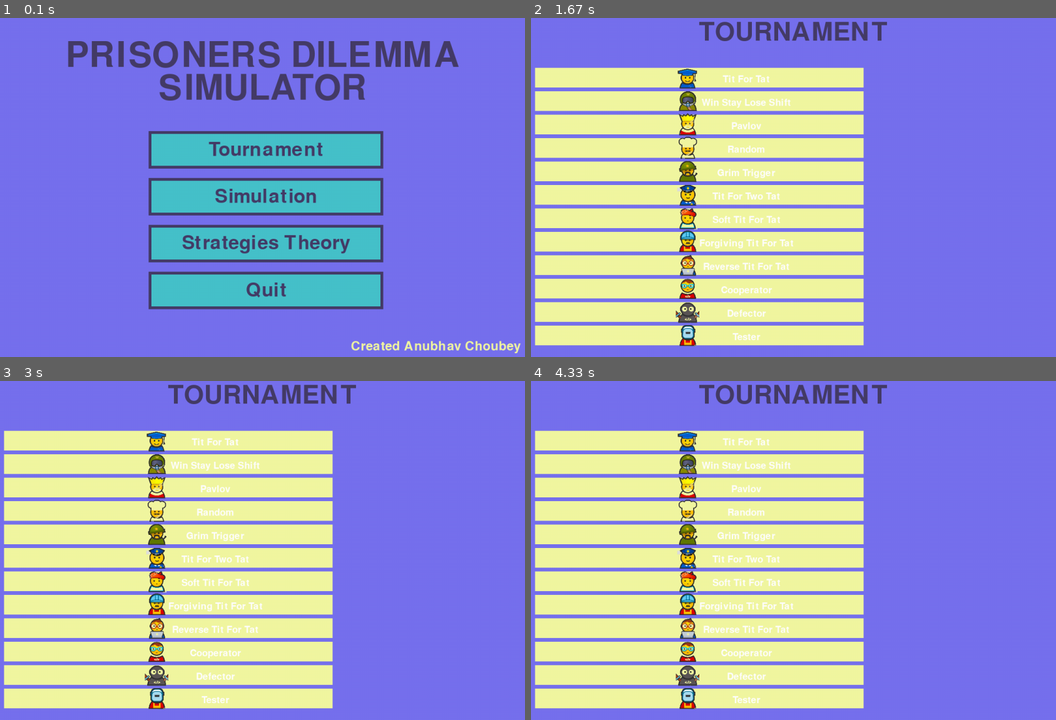
Above: before the commit, frames 1-4 (two rows, left to right).
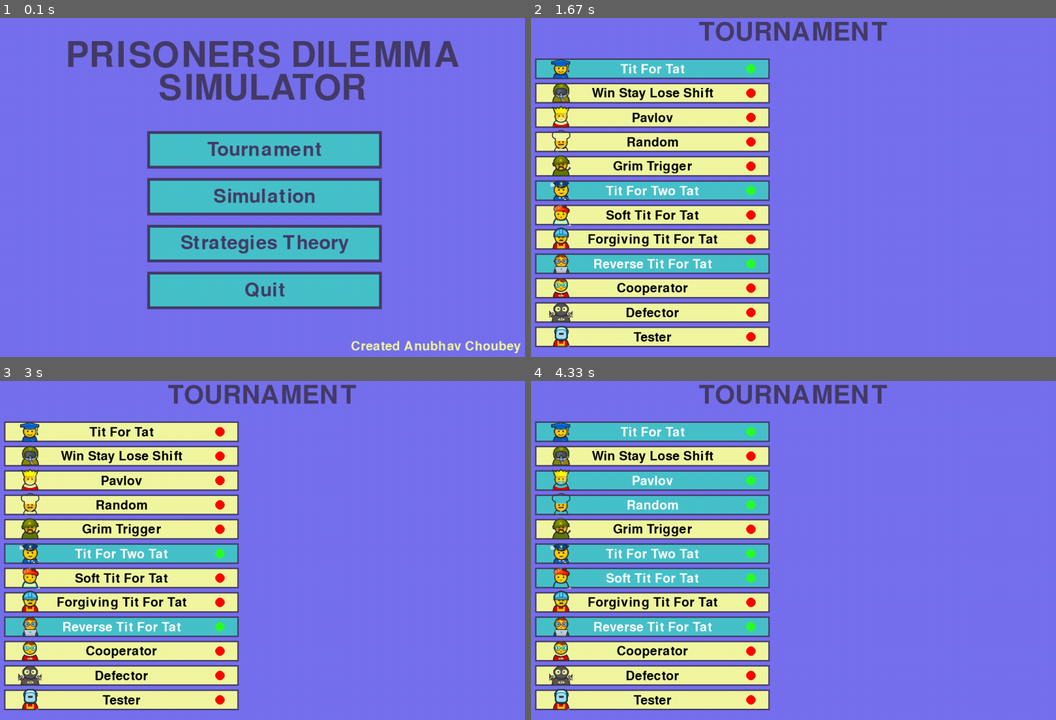
Above: after the commit, the same moments.

Repository: LazyyVenom/py-game-theory
Game: pygame game, started from prisoners_dilemma.py
The game is run twice, just before and just after one commit, with the same random seed, the same clock (stepped at 60 frames per second) and the same inputs.
Inputs (mouse positions are in pixels of both pictures, inside the frame that each line leads up to):
- Up to frame 1 (0.1 s): no input
- Up to frame 2 (1.67 s): click "Tournament" at 0.38 s; click "Tit For Tat" at 0.72 s; click (657, 187) at 1.05 s; click (615, 268) at 1.38 s
- Up to frame 3 (3 s): click (115, 418) at 1.72 s; click (131, 479) at 2.05 s; click (183, 475) at 2.72 s
- Up to frame 4 (4.33 s): click (704, 431) at 3.05 s; click (578, 469) at 3.38 s; click (609, 581) at 3.72 s; click (615, 503) at 4.05 s

The runs differ from the first frame. In frame 1, 2.1% of the frame differs, in the area x 28-74%, y 33-86%; in frame 2, 37%; in frame 3, 36%; in frame 4, 41%, in the area x 0-64%, y 11-98%.

Commit message:
Added Strategy choices for Tournament page

Diff:
--- a/prisoners_dilemma.py
+++ b/prisoners_dilemma.py
@@ -42,10 +42,10 @@
         mouse_x, mouse_y = pygame.mouse.get_pos()
 
         buttons = [
-            {"text": "Tournament", "rect": pygame.Rect(screen_width // 2 - 242, 260, 500, 80)},
-            {"text": "Simulation", "rect": pygame.Rect(screen_width // 2 - 242, 360, 500, 80)},
-            {"text": "Strategies Theory", "rect": pygame.Rect(screen_width // 2 - 242, 460, 500, 80)},
-            {"text": "Quit", "rect": pygame.Rect(screen_width // 2 - 242, 560, 500, 80)}
+            {"text": "Tournament", "rect": pygame.Rect(screen_width // 2 - 245, 260, 500, 80)},
+            {"text": "Simulation", "rect": pygame.Rect(screen_width // 2 - 245, 360, 500, 80)},
+            {"text": "Strategies Theory", "rect": pygame.Rect(screen_width // 2 - 245, 460, 500, 80)},
+            {"text": "Quit", "rect": pygame.Rect(screen_width // 2 - 245, 560, 500, 80)}
         ]
 
         for button in buttons:
@@ -68,16 +68,14 @@
                     if button["rect"].collidepoint((mouse_x, mouse_y)):
                         if button["text"] == "Tournament":
                             tournament()
-                            # Start the game
-                            # Replace this with your actual game code
-                            print("Starting game...")
+
                         elif button["text"] == "Simulation":
                             # Show Simulation
                             print("Starting Simulation")
+
                         elif button["text"] == "Strategies Theory":
                             show_theory()
-                            # Show theory
-                            # Replace this with your theory display code
+
                         elif button["text"] == "Quit":
                             pygame.quit()
                             sys.exit()
@@ -168,35 +166,40 @@
 def tournament():
     running = True
 
-    box_dimensions = (700,42)
+    box_dimensions = (500,44)
     box_x = 50
-    box_y_initial = 150
+    box_y_initial = 130
+    box_y_delta = 52
+    box_y_end = box_y_initial + box_y_delta * len(strategies)
+    check_boxes = [False] * len(strategies)
 
     while running:
         screen.fill(PRIMARY)
         draw_text("TOURNAMENT", pygame.font.Font(None, 80), TEXT_COLOR, screen_width // 2, 50)
 
-        check_boxes = [False] * len(strategies)
 
         y_offset = box_y_initial
 
-
         for i,strategy in enumerate(strategies):
-            pygame.draw.rect(screen, KIND_OF_YELLOW, (box_x, y_offset-25, box_dimensions[0], box_dimensions[1]))
-
             if check_boxes[i]:
-                draw_text(strategy.name, pygame.font.Font(None,30),(0,0,0),500, y_offset)
+                pygame.draw.rect(screen, TER_BLUE, (box_x, y_offset-25, box_dimensions[0], box_dimensions[1]))
+                pygame.draw.rect(screen,SECONDARY , (box_x, y_offset-25, box_dimensions[0], box_dimensions[1]),3)
+                pygame.draw.circle(screen,(40,255,40),(510,y_offset-3),10)
+                draw_text(strategy.name, pygame.font.Font(None,40),(255,255,255),300, y_offset-2)
 
             else:
-                draw_text(strategy.name, pygame.font.Font(None,30),(255,255,255),500, y_offset)
+                pygame.draw.rect(screen, KIND_OF_YELLOW, (box_x, y_offset-25, box_dimensions[0], box_dimensions[1]))
+                pygame.draw.rect(screen,SECONDARY , (box_x, y_offset-25, box_dimensions[0], box_dimensions[1]),3)
+                pygame.draw.circle(screen,(255,0,0),(510,y_offset-3),10)
+                draw_text(strategy.name, pygame.font.Font(None,40),(0,0,0),300, y_offset-2)
 
             image_path = f"images/{strategy.st_id}.png"
             if os.path.exists(image_path):
                 image = pygame.image.load(image_path)
                 image = pygame.transform.scale(image, (50, 50))
-                screen.blit(image, (350, y_offset - 30))
-
-            y_offset += 50
+                screen.blit(image, (80, y_offset - 30))
+
+            y_offset += box_y_delta
 
         pygame.display.update()
 
@@ -207,19 +210,16 @@
 
             if event.type == pygame.MOUSEBUTTONDOWN:
                 if event.button == 1:
+                    click_pos = event.pos
                     x_range = (box_x,box_x+box_dimensions[0])
-                    # Checkbox 1
-                    # if event.pos:
-                    #     checkbox1_checked = not checkbox1_checked
-                    # # Checkbox 2
-                    # elif checkbox2.collidepoint(event.pos):
-                    #     checkbox2_checked = not checkbox2_checked
-                    # # Input field
-                    # elif input_rect.collidepoint(event.pos):
-                    #     input_selected = True
-                    # else:
-                    #     input_selected = False
-                    print(event.pos)
+
+                    i_count = 0
+                    for y in range(box_y_initial+10,box_y_end + 1,box_y_delta):
+                        if x_range[0] < click_pos[0] < x_range[1]:
+                            if y - box_y_delta < click_pos[1] < y:
+                                check_boxes[i_count] = not check_boxes[i_count]
+
+                        i_count += 1
 
             if event.type == pygame.KEYDOWN:
                 if event.key == pygame.K_ESCAPE:
